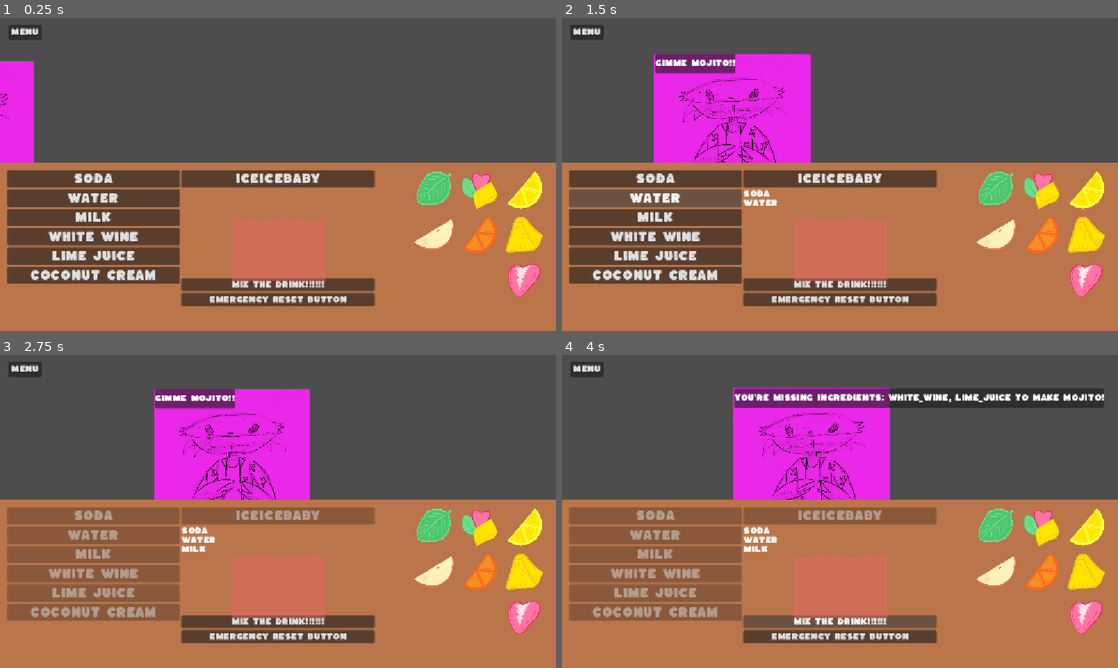
Above: before the commit, frames 1-4 (two rows, left to right).
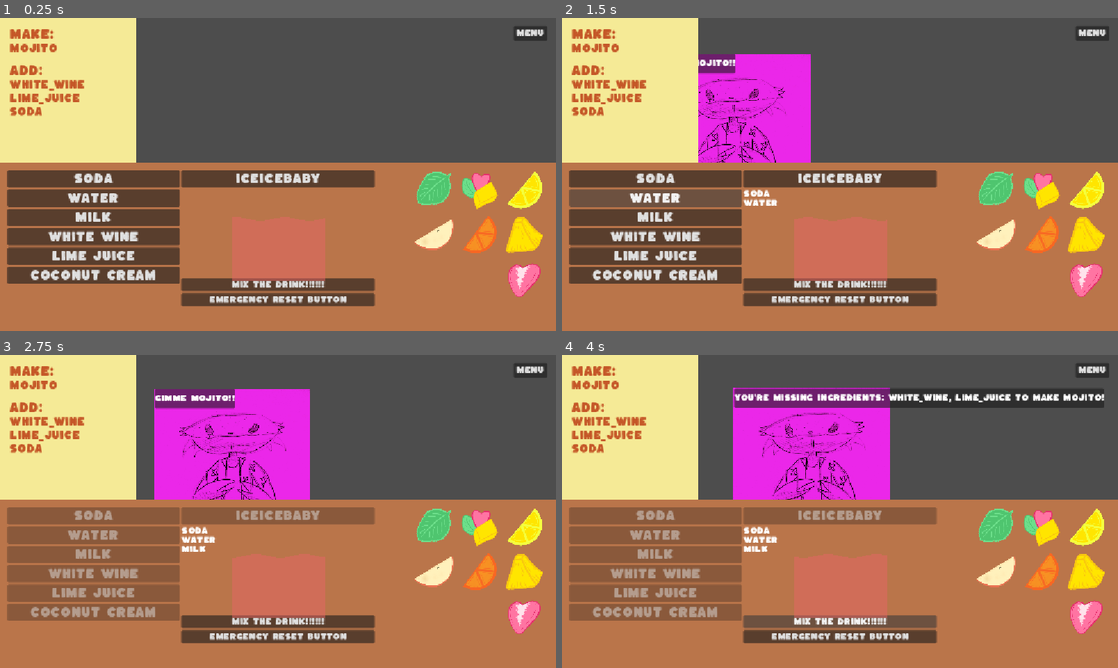
Above: after the commit, the same moments.

Repository: scumpiest/scammy-drink
Game: Godot game, scene res://scenes/crafting/counter_ui.tscn
Two runs of this game, one before a commit and one after it. Both use one fixed random seed, a clock stepped at 60 frames per second and the inputs below. The engine's default icon, where the game draws it, is replaced by a stand-in: a white triangle on a blue panel in a dark square.
Inputs:
- Up to frame 1 (0.25 s): no input
- Up to frame 2 (1.5 s): click "Soda" at 0.5 s; click "Water" at 1.25 s
- Up to frame 3 (2.75 s): click "Milk" at 2 s
- Up to frame 4 (4 s): click "MIX THE DRINK!!!!!!" at 2.75 s; click "MIX THE DRINK!!!!!!" at 3.5 s

The runs differ from the first frame. In frame 1, 12% of the frame differs, in the area x 0-99%, y 0-47%; in frame 2, 12%; in frame 3, 12%; in frame 4, 12%.

Commit message:
feat: add notes and scribble

Diff:
--- a/scenes/crafting/counter_ui.gd
+++ b/scenes/crafting/counter_ui.gd
@@ -4,10 +4,10 @@
 @onready var enter_marker: Marker2D = $EnterMarker
 @onready var exit_marker: Marker2D = $ExitMarker
 @onready var crafting_counter: PanelContainer = $CraftingCounter
+@onready var notes: PanelContainer = $Notes
 
 var current_target: Marker2D = null
 var customer: Area2D = null
-
 
 var main_menu_scene: String = "uid://ctrh7huvrvaws"
 
@@ -15,9 +15,11 @@
 @export var crabby: PackedScene = null
 @export var bomb: PackedScene = null
 
+
 func _ready() -> void:
 	customer = spawn_customer(crabby)
 	setup_customer(customer)
+
 
 func _process(delta: float) -> void:
 	if Input.is_action_pressed("spawn_item"):
@@ -29,25 +31,31 @@
 	if current_target:
 		customer.position = customer.position.lerp(current_target.global_position, 1.0 - exp(-lerp_weight * delta))
 
+
 func spawn_customer(customer: PackedScene) -> Area2D:
 	var new_customer = customer.instantiate()
 	new_customer.global_position = spawn_marker.global_position
 	add_child(new_customer)
 	return new_customer
 
+
 func setup_customer(customer: Area2D) -> void:
 	customer.request_completed.connect(_on_request_completed)
 	customer.request_failed.connect(_on_request_failed)
+	notes.update_display()
 	slide_to_marker(enter_marker)
+
 
 func slide_to_marker(marker: Marker2D) -> void:
 	current_target = marker
+
 
 func _on_request_completed() -> void:
 	slide_to_marker(exit_marker)
 	await get_tree().create_timer(2.5).timeout
 	customer.tree_exited.connect(_on_customer_exited, CONNECT_ONE_SHOT)
 	customer.queue_free()
+
 
 func _on_customer_exited() -> void:
 	customer = spawn_customer(crabby)
--- a/scenes/crafting/counter_ui.tscn
+++ b/scenes/crafting/counter_ui.tscn
@@ -1,12 +1,10 @@
 [gd_scene format=3 uid="uid://omqlt0501aof"]
 
-[ext_resource type="Script" uid="uid://cex85w4jk50o1" path="res://counter_ui.gd" id="1_pblyx"]
-[ext_resource type="PackedScene" uid="uid://baq4fejjo54v3" path="res://scenes/crafting_counter.tscn" id="2_05df7"]
+[ext_resource type="Script" uid="uid://cex85w4jk50o1" path="res://scenes/crafting/counter_ui.gd" id="1_pblyx"]
+[ext_resource type="PackedScene" uid="uid://baq4fejjo54v3" path="res://scenes/crafting/crafting_counter.tscn" id="2_05df7"]
 [ext_resource type="PackedScene" uid="uid://x6l2s2cjh6tm" path="res://scenes/customers/crabby.tscn" id="2_ccn5l"]
+[ext_resource type="PackedScene" uid="uid://0dr0j1p35u0x" path="res://scenes/crafting/notes.tscn" id="3_8ubsl"]
 [ext_resource type="AudioStream" uid="uid://x5pn66qvwi4a" path="res://assets/Bossa Nova Beach.mp3" id="4_ccn5l"]
-
-[sub_resource type="StyleBoxFlat" id="StyleBoxFlat_05df7"]
-bg_color = Color(0.9610422, 0.9181441, 0.5864518, 1)
 
 [node name="CounterUi" type="Control" unique_id=1949816307]
 layout_mode = 3
@@ -21,60 +19,16 @@
 
 [node name="MainMenuButton" type="Button" parent="." unique_id=1633707091]
 layout_mode = 0
-offset_left = 17.0
-offset_top = 14.0
-offset_right = 87.0
-offset_bottom = 45.0
+offset_left = 1064.0
+offset_top = 16.0
+offset_right = 1134.0
+offset_bottom = 47.0
 text = "Menu"
 
-[node name="PanelContainer" type="PanelContainer" parent="." unique_id=1904052219]
-visible = false
-layout_mode = 1
-offset_right = 233.0
-offset_bottom = 304.0
-theme_override_styles/panel = SubResource("StyleBoxFlat_05df7")
-
-[node name="MarginContainer" type="MarginContainer" parent="PanelContainer" unique_id=1418897691]
-layout_mode = 2
-theme_override_constants/margin_left = 20
-theme_override_constants/margin_top = 20
-theme_override_constants/margin_right = 20
-theme_override_constants/margin_bottom = 20
-
-[node name="VBoxContainer" type="VBoxContainer" parent="PanelContainer/MarginContainer" unique_id=1318434372]
-layout_mode = 2
-theme_override_constants/separation = 4
-
-[node name="Make" type="Label" parent="PanelContainer/MarginContainer/VBoxContainer" unique_id=1075182540]
-layout_mode = 2
-theme_override_colors/font_color = Color(0.77254903, 0.34509805, 0.15686275, 1)
-theme_override_font_sizes/font_size = 32
-text = "Make:"
-
-[node name="NameOfDrink" type="Label" parent="PanelContainer/MarginContainer/VBoxContainer" unique_id=1282639762]
-layout_mode = 2
-theme_override_colors/font_color = Color(0.77254903, 0.34509805, 0.15686275, 1)
-theme_override_font_sizes/font_size = 32
-text = "FancyName"
-
-[node name="MarginContainer" type="MarginContainer" parent="PanelContainer/MarginContainer/VBoxContainer" unique_id=2014243565]
-layout_mode = 2
-theme_override_constants/margin_top = 15
-
-[node name="Add" type="Label" parent="PanelContainer/MarginContainer/VBoxContainer/MarginContainer" unique_id=1511746277]
-layout_mode = 2
-theme_override_colors/font_color = Color(0.77254903, 0.34509805, 0.15686275, 1)
-theme_override_font_sizes/font_size = 32
-text = "Add:"
-
-[node name="RichTextLabel" type="RichTextLabel" parent="PanelContainer/MarginContainer/VBoxContainer" unique_id=2070875041]
-layout_mode = 2
-theme_override_colors/default_color = Color(0.7735775, 0.34469035, 0.15872201, 1)
-theme_override_font_sizes/normal_font_size = 24
-text = "-Milk
--Orange
--Ice"
-fit_content = true
+[node name="Notes" parent="." unique_id=566353611 instance=ExtResource("3_8ubsl")]
+layout_mode = 0
+offset_right = 282.0
+metadata/_edit_group_ = true
 
 [node name="CraftingCounter" parent="." unique_id=1665070910 instance=ExtResource("2_05df7")]
 layout_mode = 1
@@ -93,7 +47,6 @@
 stream = ExtResource("4_ccn5l")
 volume_db = -5.0
 autoplay = true
-bus = &"Music"
 parameters/looping = true
 
 [node name="GlassIngredients" type="Node" parent="." unique_id=517205420]
--- /dev/null
+++ b/scenes/crafting/note_line.gd
@@ -0,0 +1,26 @@
+extends MarginContainer
+
+@onready var label: Label = $VBoxContainer/MarginContainer/Label
+@onready var new_label: Label = $VBoxContainer/NewLabel
+@onready var scratch_overlay: TextureRect = $VBoxContainer/MarginContainer/ScratchOverlay
+
+var current_value: String = ""
+var is_scratched: bool = false
+
+
+func update_from_order(value: String) -> void:
+	current_value = value
+	is_scratched = false
+	label.text = current_value
+	label.visible = true
+	new_label.visible = false
+	scratch_overlay.visible = false
+
+
+func scratch(replacement: String) -> void:
+	if is_scratched:
+		return
+	is_scratched = true
+	new_label.text = replacement
+	new_label.visible = true
+	scratch_overlay.visible = true
--- /dev/null
+++ b/scenes/crafting/note_line.tscn
@@ -0,0 +1,33 @@
+[gd_scene format=3 uid="uid://cp4jgoh7r70xj"]
+
+[ext_resource type="Script" uid="uid://d1kp6jgpmdu0w" path="res://scenes/crafting/note_line.gd" id="1_nl8t4"]
+[ext_resource type="Texture2D" uid="uid://d3iax1p33poq2" path="res://assets/scribble.png" id="2_wl06w"]
+
+[node name="NoteLine" type="MarginContainer" unique_id=1016414544]
+script = ExtResource("1_nl8t4")
+
+[node name="VBoxContainer" type="VBoxContainer" parent="." unique_id=1932110821]
+layout_mode = 2
+
+[node name="MarginContainer" type="MarginContainer" parent="VBoxContainer" unique_id=315975126]
+layout_mode = 2
+
+[node name="Label" type="Label" parent="VBoxContainer/MarginContainer" unique_id=2109610019]
+layout_mode = 2
+theme_override_colors/font_color = Color(0.77254903, 0.34509805, 0.15686275, 1)
+theme_override_font_sizes/font_size = 20
+text = "FancyName"
+
+[node name="ScratchOverlay" type="TextureRect" parent="VBoxContainer/MarginContainer" unique_id=1213275371]
+layout_mode = 2
+texture = ExtResource("2_wl06w")
+expand_mode = 2
+stretch_mode = 4
+flip_h = true
+
+[node name="NewLabel" type="Label" parent="VBoxContainer" unique_id=1124623761]
+visible = false
+layout_mode = 2
+theme_override_colors/font_color = Color(0.77254903, 0.34509805, 0.15686275, 1)
+theme_override_font_sizes/font_size = 20
+text = "FancyName"
--- /dev/null
+++ b/scenes/crafting/notes.gd
@@ -0,0 +1,45 @@
+extends PanelContainer
+
+@onready var drink_name: MarginContainer = $MarginContainer/VBoxContainer/DrinkName
+@onready var ingredient1: MarginContainer = $MarginContainer/VBoxContainer/VBoxContainer/Ingredient1
+@onready var ingredient2: MarginContainer = $MarginContainer/VBoxContainer/VBoxContainer/Ingredient2
+@onready var ingredient3: MarginContainer = $MarginContainer/VBoxContainer/VBoxContainer/Ingredient3
+
+var current_value: String = ""
+var ingredient1_value: String = ""
+var ingredient2_value: String = ""
+var ingredient3_value: String = ""
+
+
+func update_display() -> void:
+	var order_data: Dictionary = get_order_data()
+	drink_name.update_from_order(order_data["recipe_key"])
+	ingredient1.update_from_order(order_data["ingredient1"])
+	ingredient2.update_from_order(order_data["ingredient2"])
+	ingredient3.update_from_order(order_data["ingredient3"])
+
+
+func get_order_data() -> Dictionary:
+	var recipe_key: String = GameManager.get_order()
+	var recipe_data: Dictionary = CraftingRecipe.crafting_dict[recipe_key]
+	var ingredients: Dictionary = recipe_data["ingredients"]
+	var ingredient_names: Array = ingredients.keys()
+	ingredient1_value = ingredient_names[0]
+	ingredient2_value = ingredient_names[1]
+	ingredient3_value = ingredient_names[2]
+
+	return {
+		"recipe_key": recipe_key,
+		"ingredient1": ingredient1_value,
+		"ingredient2": ingredient2_value,
+		"ingredient3": ingredient3_value,
+	}
+
+
+func try_scratch_at_position(global_pos: Vector2, replacement: String) -> bool:
+	var lines: Array[MarginContainer] = [drink_name, ingredient1, ingredient2, ingredient3]
+	for line in lines:
+		if line.get_global_rect().has_point(global_pos):
+			line.scratch(replacement)
+			return true
+	return false
--- /dev/null
+++ b/scenes/crafting/notes.tscn
@@ -0,0 +1,55 @@
+[gd_scene format=3 uid="uid://0dr0j1p35u0x"]
+
+[ext_resource type="Script" uid="uid://u6c2uhcax1cn" path="res://scenes/crafting/notes.gd" id="1_8em1m"]
+[ext_resource type="PackedScene" uid="uid://cp4jgoh7r70xj" path="res://scenes/crafting/note_line.tscn" id="2_iy102"]
+
+[sub_resource type="StyleBoxFlat" id="StyleBoxFlat_05df7"]
+bg_color = Color(0.9610422, 0.9181441, 0.5864518, 1)
+
+[node name="Notes" type="PanelContainer" unique_id=566353611 groups=["notes"]]
+offset_right = 233.0
+offset_bottom = 304.0
+theme_override_styles/panel = SubResource("StyleBoxFlat_05df7")
+script = ExtResource("1_8em1m")
+
+[node name="MarginContainer" type="MarginContainer" parent="." unique_id=634357260]
+layout_mode = 2
+theme_override_constants/margin_left = 20
+theme_override_constants/margin_top = 20
+theme_override_constants/margin_right = 20
+theme_override_constants/margin_bottom = 20
+
+[node name="VBoxContainer" type="VBoxContainer" parent="MarginContainer" unique_id=288905817]
+layout_mode = 2
+theme_override_constants/separation = 4
+
+[node name="Make" type="Label" parent="MarginContainer/VBoxContainer" unique_id=1383194238]
+layout_mode = 2
+theme_override_colors/font_color = Color(0.77254903, 0.34509805, 0.15686275, 1)
+theme_override_font_sizes/font_size = 24
+text = "Make:"
+
+[node name="DrinkName" parent="MarginContainer/VBoxContainer" unique_id=1016414544 instance=ExtResource("2_iy102")]
+layout_mode = 2
+
+[node name="MarginContainer" type="MarginContainer" parent="MarginContainer/VBoxContainer" unique_id=1387285275]
+layout_mode = 2
+theme_override_constants/margin_top = 15
+
+[node name="Add" type="Label" parent="MarginContainer/VBoxContainer/MarginContainer" unique_id=1010605068]
+layout_mode = 2
+theme_override_colors/font_color = Color(0.77254903, 0.34509805, 0.15686275, 1)
+theme_override_font_sizes/font_size = 24
+text = "Add:"
+
+[node name="VBoxContainer" type="VBoxContainer" parent="MarginContainer/VBoxContainer" unique_id=720761012]
+layout_mode = 2
+
+[node name="Ingredient1" parent="MarginContainer/VBoxContainer/VBoxContainer" unique_id=102409475 instance=ExtResource("2_iy102")]
+layout_mode = 2
+
+[node name="Ingredient2" parent="MarginContainer/VBoxContainer/VBoxContainer" unique_id=594598181 instance=ExtResource("2_iy102")]
+layout_mode = 2
+
+[node name="Ingredient3" parent="MarginContainer/VBoxContainer/VBoxContainer" unique_id=1873327330 instance=ExtResource("2_iy102")]
+layout_mode = 2
--- a/scenes/ingredients/base_fruit.gd
+++ b/scenes/ingredients/base_fruit.gd
@@ -36,6 +36,9 @@
 
 func _on_dropped(_starting_position: Vector2) -> void:
 	velocity_based_rotation.enabled = false
+	var notes: PanelContainer = get_tree().get_first_node_in_group("notes")
+	if notes and notes.try_scratch_at_position(get_global_mouse_position(), metadata):
+		queue_free()
 
 func _on_drag_canceled(starting_position: Vector2) -> void:
 	velocity_based_rotation.enabled = false
--- a/shaders[EXPERIMENTAL]/glass.tscn
+++ b/shaders[EXPERIMENTAL]/glass.tscn
@@ -69,6 +69,7 @@
 shape = SubResource("RectangleShape2D_bottom")
 
 [node name="LeftWall" type="CollisionShape2D" parent="GlassEdge" unique_id=1835783392]
+light_mask = 2
 position = Vector2(0, 88)
 shape = SubResource("RectangleShape2D_left")
 
@@ -79,6 +80,5 @@
 [node name="SloshSFX" type="AudioStreamPlayer2D" parent="." unique_id=606948022]
 position = Vector2(0, 104)
 stream = ExtResource("3_b8qbv")
-bus = &"SFX"
 
 [connection signal="body_entered" from="WaterArea" to="." method="_on_water_area_body_entered"]
--- /dev/null
+++ b/shaders[EXPERIMENTAL]/water.gdshader
@@ -0,0 +1,44 @@
+shader_type canvas_item;
+
+// --- Uniforms (Tweak these in the Inspector) ---
+uniform float fill_amount : hint_range(0.0, 1.0) = 0.5;
+uniform float wave_speed = 3.0;
+uniform float wave_frequency = 10.0;
+uniform float wave_amplitude = 0.05; // Slightly increased for a more noticeable splash
+
+// --- Splash Control ---
+// Set this to 1.0 in your script on splash, then fade it to 0.0 over time
+uniform float splash_intensity : hint_range(0.0, 1.0) = 0.0;
+
+uniform vec4 liquid_color : source_color = vec4(0.2, 0.6, 0.9, 0.8);
+uniform vec4 surface_color : source_color = vec4(0.6, 0.9, 1.0, 1.0);
+uniform float surface_thickness = 0.02;
+
+void fragment() {
+    // 1. Calculate the undulating wave, multiplied by the splash intensity
+    float wave = sin(UV.x * wave_frequency + TIME * wave_speed) * wave_amplitude * splash_intensity;
+
+    // 2. Godot's UV.y goes from 0 (top) to 1 (bottom).
+    // We invert the fill amount so 1.0 is full and 0.0 is empty.
+    float actual_fill = 1.0 - fill_amount;
+    float surface_level = actual_fill + wave;
+
+    // 3. Read the original texture's alpha to act as a mask
+    vec4 tex_color = texture(TEXTURE, UV);
+
+    // 4. Determine pixel color based on its vertical position
+    if (UV.y < surface_level) {
+        // Pixel is above the water line -> make it invisible
+        COLOR.a = 0.0;
+    }
+    else if (UV.y < surface_level + surface_thickness) {
+        // Pixel is exactly at the surface -> draw the rim highlight
+        COLOR = surface_color;
+        COLOR.a *= tex_color.a; // Keep it inside the sprite's shape
+    }
+    else {
+        // Pixel is below the surface -> draw the liquid
+        COLOR = liquid_color;
+        COLOR.a *= tex_color.a; // Keep it inside the sprite's shape
+    }
+}
Binary file added: assets/scribble.png
Not shown, added: assets/scribble.png.import
Not shown, added: scenes/crafting/note_line.gd.uid
Not shown, added: scenes/crafting/notes.gd.uid
Not shown, added: shaders[EXPERIMENTAL]/water.gdshader.uid
